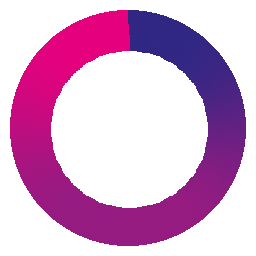
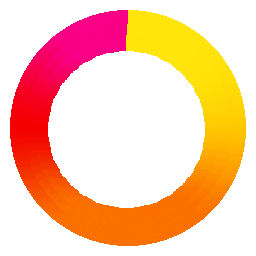
Comparing the layer stacks of the two 256 × 256 images. Changes:
added layer "Ebene 17 Kopie 4" in group "bg Kopie" over [10, 10, 246, 246]
hid "Ebene 17 Kopie 3" over [35, 35, 222, 222]
hid "Ebene 17 Kopie 2" over [24, 24, 232, 232]
hid "Ebene 17" over [10, 10, 246, 246]
